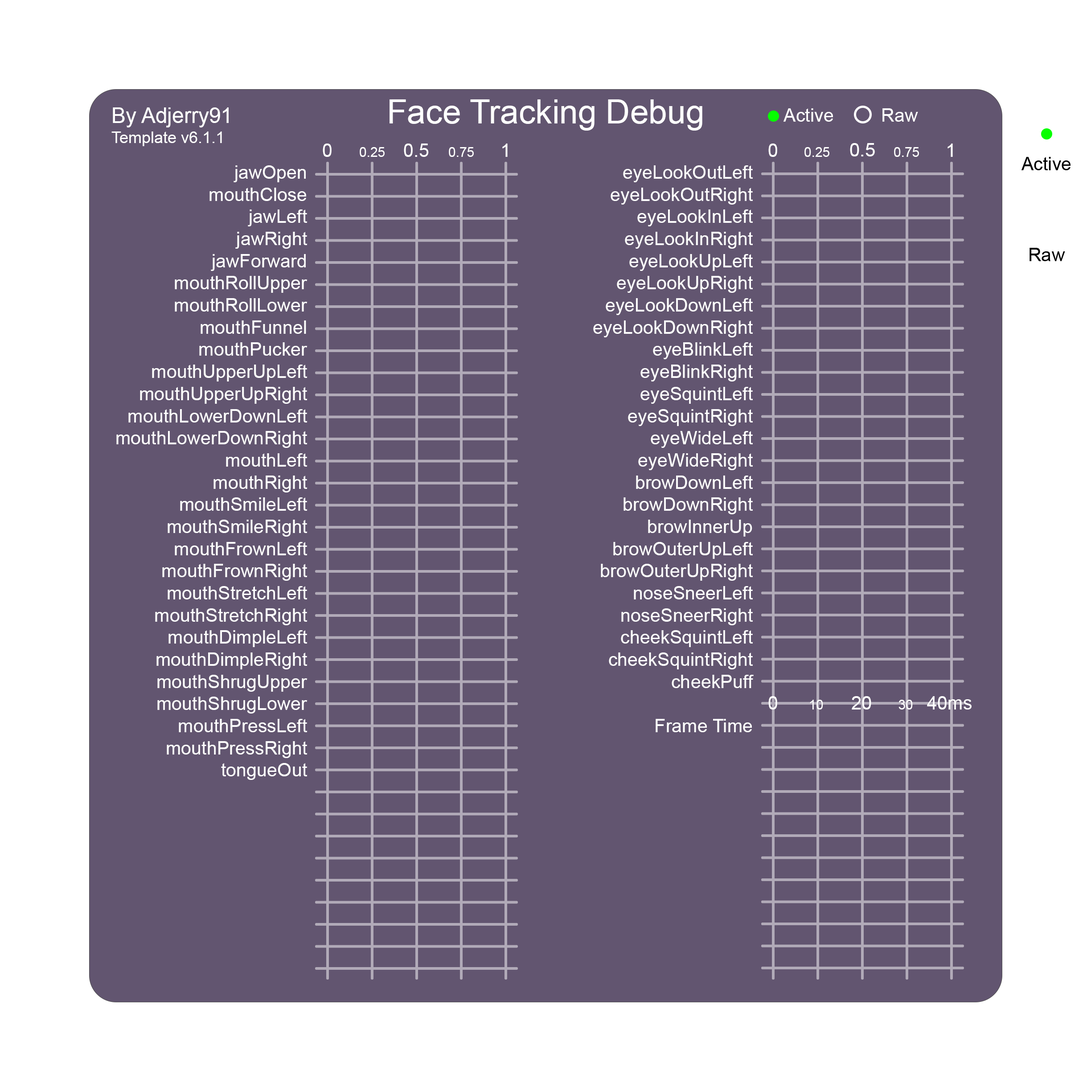
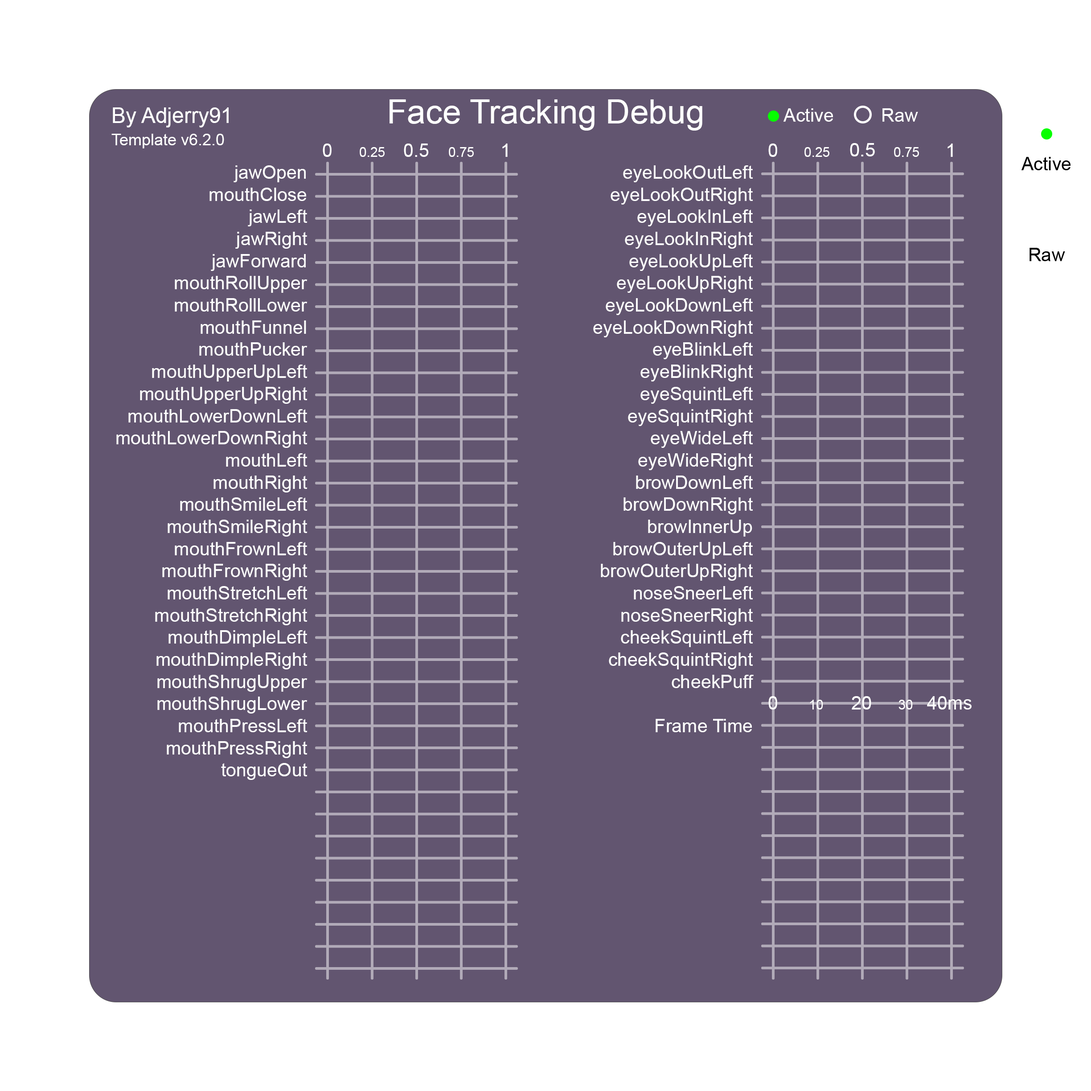
Layered file, before and after one edit (1091px x 1091px). Changes by layer:
painted on "Template Version" over [111, 131, 225, 149]
